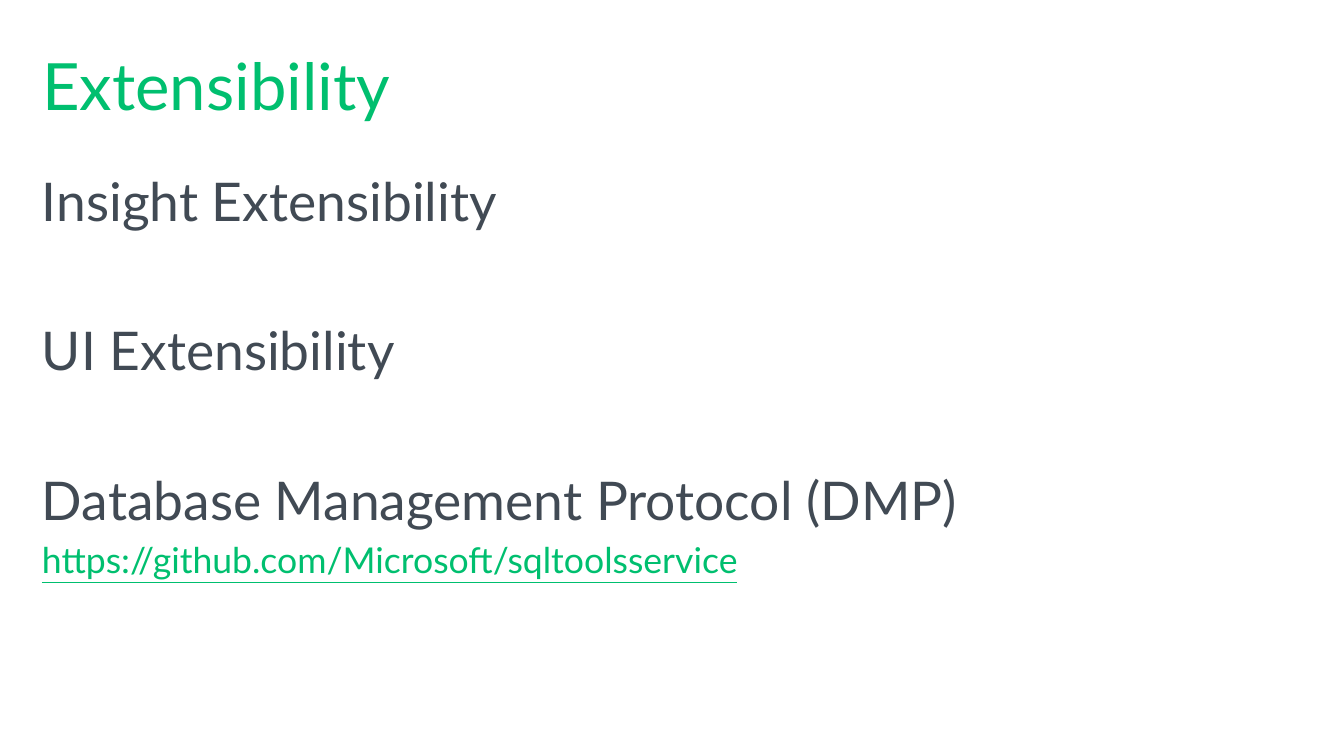
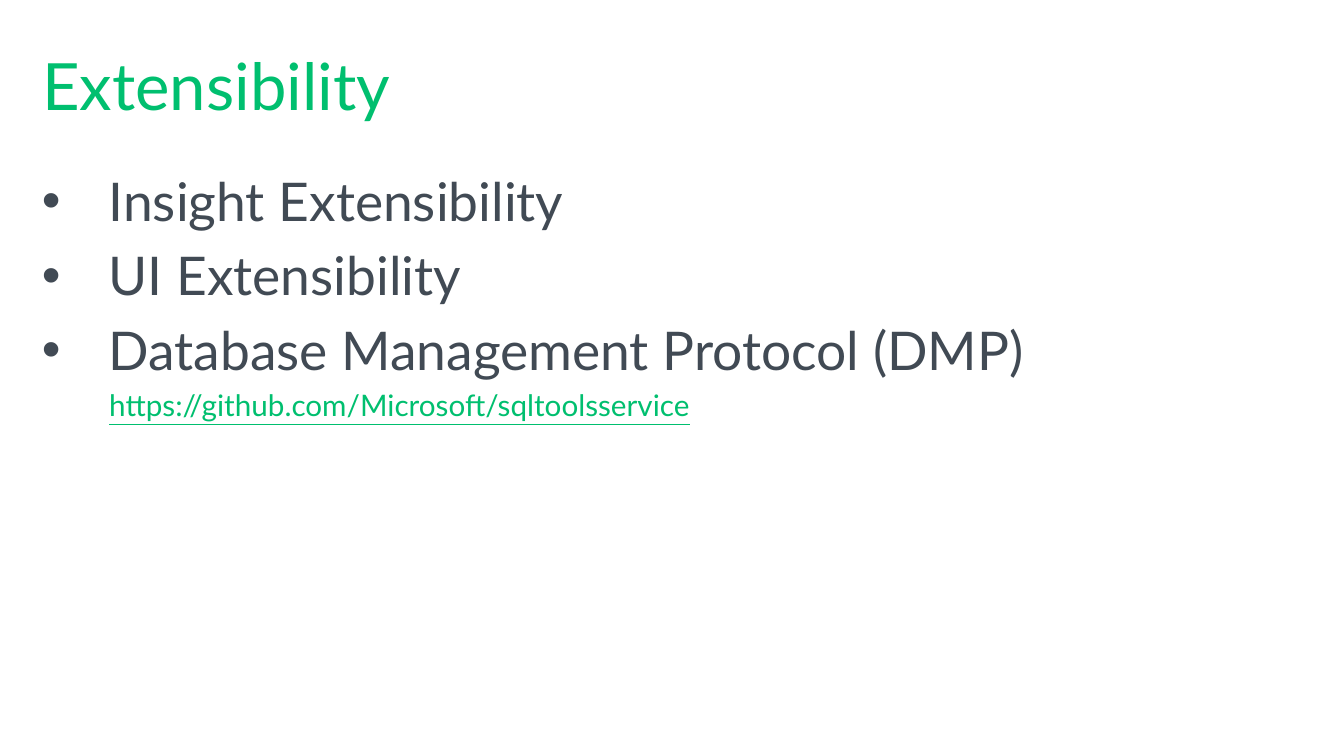
Before and after one commit to mrg3d/demo-opsstudio-repo, a slide deck: slide 19 of Introducing SQL Operations Studio.pptx. Drawn at 1344x756 pixels with LibreOffice and Linux fonts; fonts in the diff are those of the drawing; background and template pictures are left out. Boxes give left, top, right and bottom in pixels: in the first picture for what was removed or moved away, otherwise in the second. Text is boxed around its words. In the diff, an @@ line names an element or a change of style, - is before the commit and + after.

```diff
--- a/Introducing SQL Operations Studio.pptx
+++ b/Introducing SQL Operations Studio.pptx
@@ text "Insight Extensibility" at [109, 181, 1024, 422]: size 24 to 20 pt in "https://github.com/Microsoft/sqltoolsservice"; bullet none to •; list level 1 to 2 in "https://github.com/Microsoft/sqltoolsservice" @@
```
Also in this commit, not shown: 6 other slides changed.
